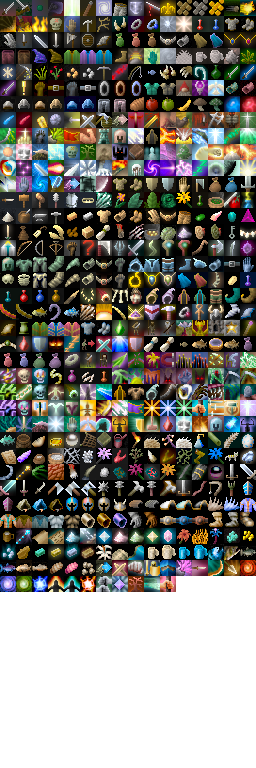
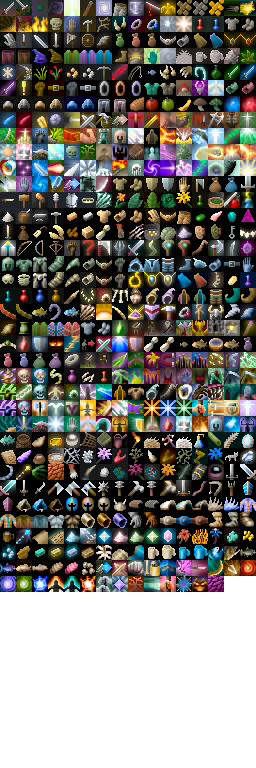
Layer changes from the first 256 x 768 image to the second:
painted on "Background" over <box>176,574,208,592</box>
painted on "shade" over <box>176,576,224,592</box>
